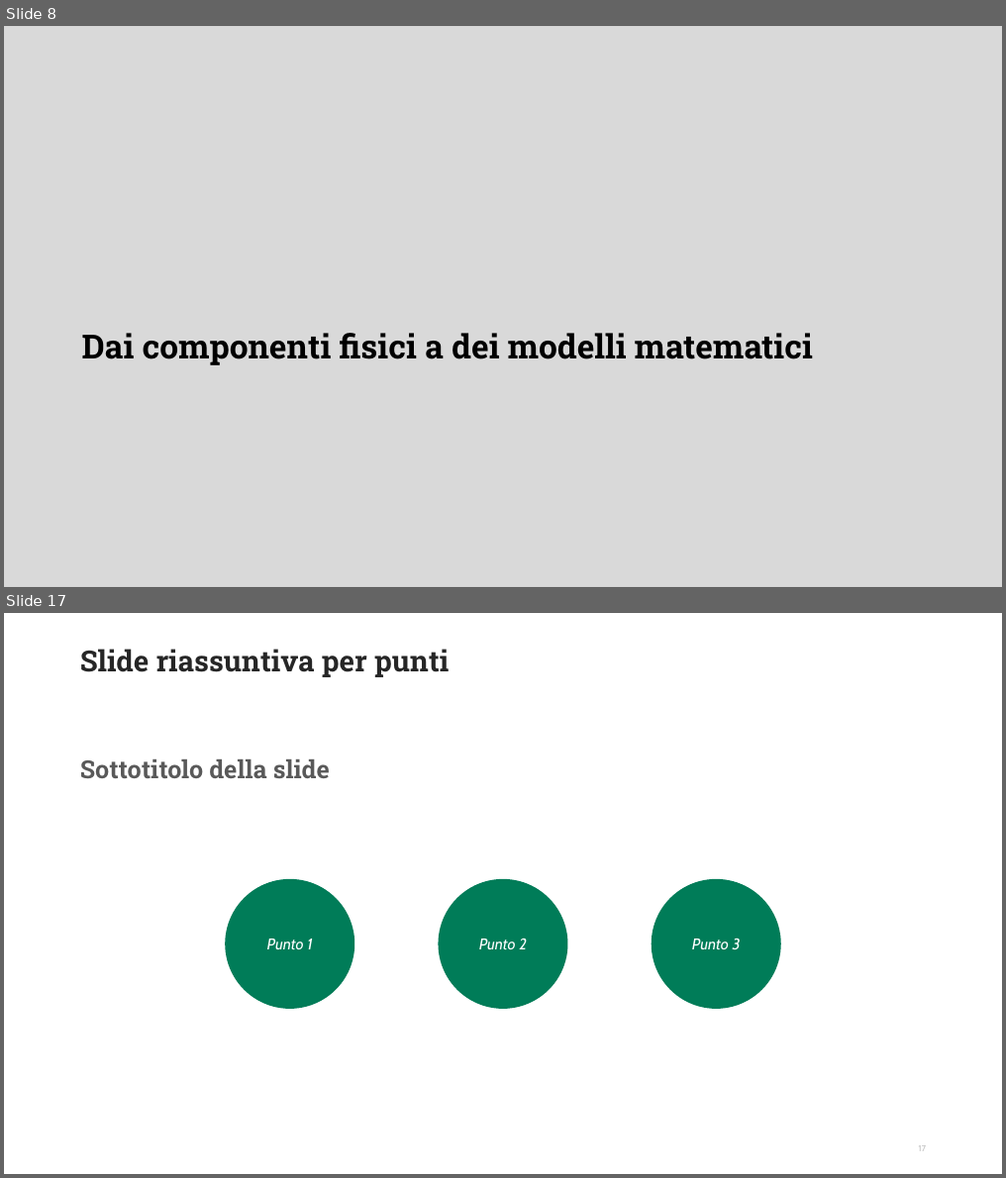
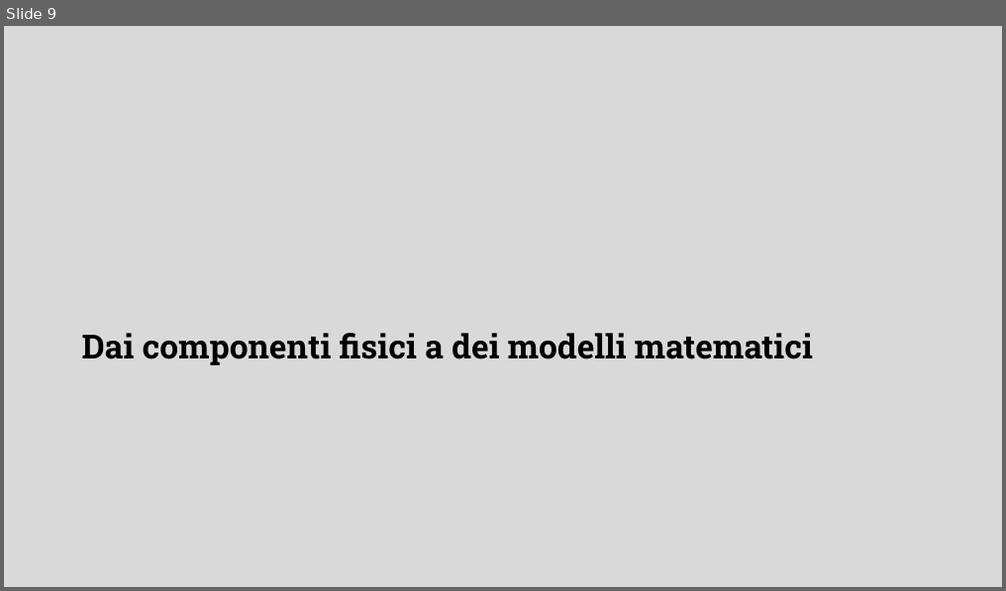
Before and after one commit to DanieleFerretti03/tesi-enigma, a slide deck: presentazione.odp. Shown one above the other, each under a label of ours: slides 8 and 17 before the commit, slide 9 after it; the slides between them are not shown. The pictures are 1006x1178 and 1006x591 pixels, drawn with LibreOffice and Linux fonts; fonts in the diff are those of the drawing; background and template pictures are left out. Boxes give left, top, right and bottom in pixels: in the first picture for what was removed or moved away, otherwise in the second. Text is boxed around its words. In the diff, an @@ line names an element or a change of style, - is before the commit and + after.

```diff
--- a/presentazione.odp
+++ b/presentazione.odp
@@ slide 17 removed at bbox=[4, 613, 1002, 1174], background #FFFFFF @@
@@ title removed at bbox=[80, 649, 449, 677] @@
-Slide riassuntiva per punti
@@ text removed at bbox=[80, 760, 330, 778] @@
-Sottotitolo della slide
@@ ellipse removed at bbox=[225, 879, 354, 1009] @@
-Punto 1
@@ ellipse removed at bbox=[439, 879, 567, 1009] @@
-Punto 2
@@ ellipse removed at bbox=[651, 879, 781, 1009] @@
-Punto 3
@@ page number removed at bbox=[919, 1146, 926, 1152] @@
-17
@@ what was slide 8 is now slide 9 @@
```
Also in this commit, not shown: 1 slide changed, 13 slides added, 8 other slides removed, 2 other files.
